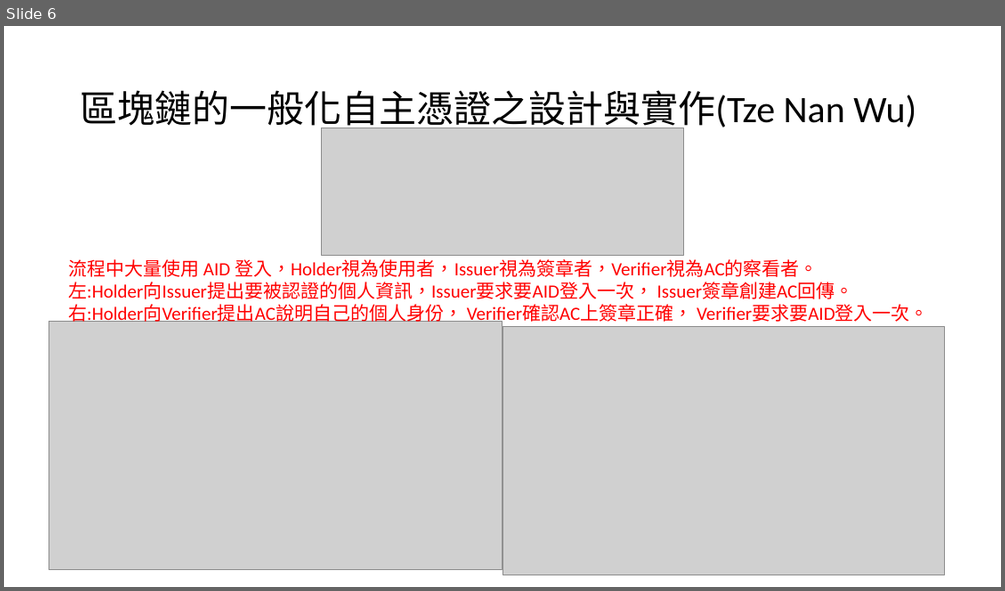
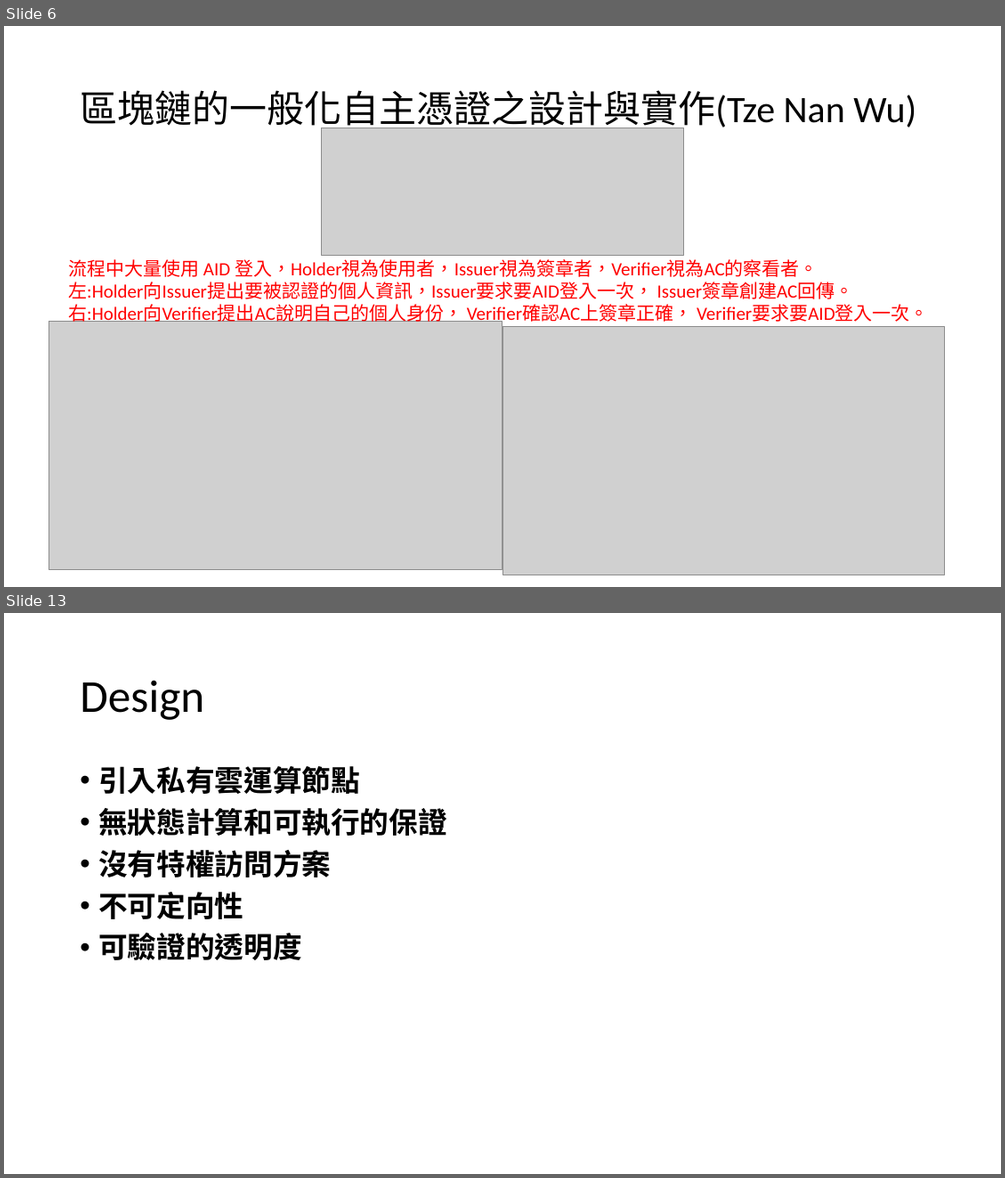
Before and after one commit to leon123858/aid-paper, a slide deck: docs/口試後修改.pptx. Shown one above the other, each under a label of ours: slide 6 before the commit, slides 6 and 13 after it; the slides between them are not shown. The pictures are 1005x591 and 1005x1178 pixels, drawn with LibreOffice and Linux fonts; fonts in the diff are those of the drawing; grey boxes stand for pictures. Boxes give left, top, right and bottom in pixels: in the first picture for what was removed or moved away, otherwise in the second. Text is boxed around its words. In the diff, an @@ line names an element or a change of style, - is before the commit and + after.

```diff
--- a/docs/口試後修改.pptx
+++ b/docs/口試後修改.pptx
@@ slide 13 added at box(4, 613, 1001, 1174), background #FFFFFF @@
@@ title added at box(80, 680, 204, 720), 44 pt, text #000000 @@
+Design
@@ text added at box(98, 766, 446, 960), 28 pt, text #000000, bold @@
+• 引入私有雲運算節點
+• 無狀態計算和可執行的保證
+• 沒有特權訪問方案
+• 不可定向性
+• 可驗證的透明度
```
Also in this commit, not shown: 4 slides changed, 4 other slides added.
